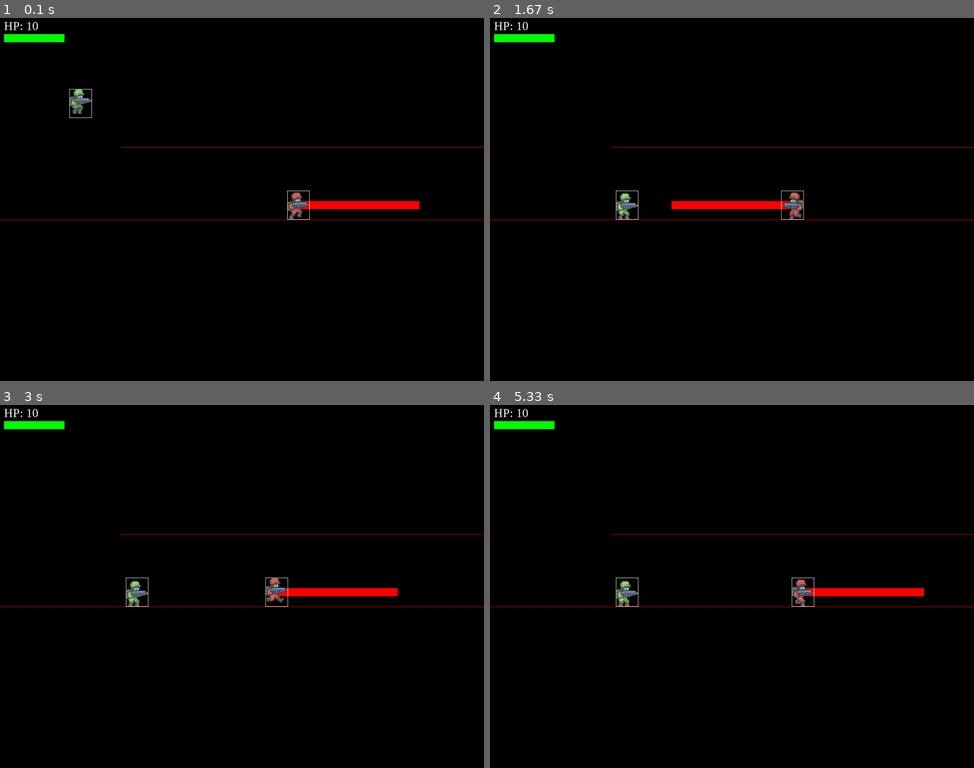
Above: before the commit, frames 1-4 (two rows, left to right).
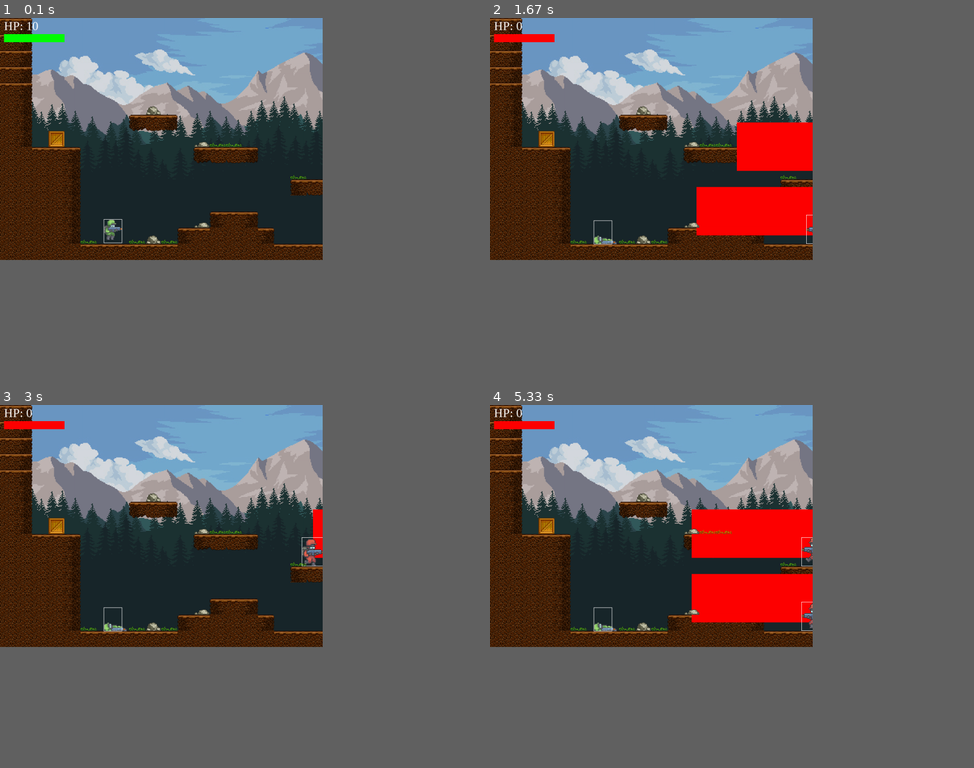
Above: after the commit, the same moments.

Repository: alfrooster/pygame-project
Game: pygame game, started from main.py
Same seed, same stepped clock (60 frames per second), same inputs: the game is played once before the commit and once after it.
Inputs:
- Up to frame 1 (0.1 s): no input
- Up to frame 2 (1.67 s): hold Q 0.33-0.8 s; hold D 0.33-0.8 s
- Up to frame 3 (3 s): no input
- Up to frame 4 (5.33 s): no input
In our replay, the window is 900x675 before the commit and 600x450 after it. These sizes can differ from the game's own. Grey fills any space a smaller window leaves; there, only what the larger window draws over its background counts as a difference.

The runs differ from the first frame. In frame 1, 44% of the frame differs, in the area x 0-100%, y 0-67%; in frame 2, 44%; in frame 3, 44%; in frame 4, 45%.

Commit message:
collision and background

Diff:
--- /dev/null
+++ b/level1_data.csv
@@ -0,0 +1,15 @@
+0;2;-1;-1;-1;-1;-1;-1;-1;-1;-1;-1;-1;-1;-1;-1;-1;-1;-1;-1;-1;-1;-1;-1;-1;-1;-1;-1;-1;-1;-1;-1;-1;-1;-1;-1;-1;-1;-1;-1;-1;-1;-1;-1;-1;-1;-1;-1;-1;-1;-1;-1;-1;-1;-1;-1;-1;-1;-1;-1;-1;-1;-1;-1;-1;-1;-1;-1;-1;-1;-1;-1;-1;-1;-1;-1;-1;-1;-1;-1;-1;-1;-1;-1;-1;-1;-1;-1;-1;-1;-1;-1;-1;-1;-1;-1;-1;-1;-1;-1;-1;-1;-1;-1;-1;-1;-1;-1;-1;-1;-1;-1;-1;-1;-1;-1;-1;-1;-1;-1;-1;-1;-1;-1;-1;-1;-1;-1;-1;-1;-1;-1;-1;-1;-1;-1;-1;-1;-1;-1;-1;-1;-1;-1;-1;-1;-1;-1;-1;-1
+0;2;-1;-1;-1;-1;-1;-1;-1;-1;-1;-1;-1;-1;-1;-1;-1;-1;-1;-1;-1;-1;-1;-1;-1;-1;-1;-1;-1;-1;-1;-1;-1;-1;-1;-1;-1;-1;-1;-1;-1;-1;-1;-1;-1;-1;-1;-1;-1;-1;-1;-1;-1;-1;-1;-1;-1;-1;-1;-1;-1;-1;-1;-1;-1;-1;-1;-1;-1;-1;-1;-1;-1;-1;-1;-1;-1;-1;-1;-1;-1;-1;-1;-1;-1;-1;-1;-1;-1;-1;-1;-1;-1;-1;-1;-1;-1;-1;-1;-1;-1;-1;-1;-1;-1;-1;-1;-1;-1;-1;-1;-1;-1;-1;-1;-1;-1;-1;-1;-1;-1;-1;-1;-1;-1;-1;-1;-1;-1;-1;-1;-1;-1;-1;-1;-1;-1;-1;-1;-1;-1;-1;-1;-1;-1;-1;-1;-1;-1;-1
+0;2;-1;-1;-1;-1;-1;-1;-1;-1;-1;-1;-1;-1;-1;-1;-1;-1;-1;-1;-1;-1;-1;-1;-1;-1;-1;-1;-1;-1;-1;-1;-1;-1;-1;-1;-1;-1;-1;-1;-1;-1;-1;-1;-1;-1;-1;-1;-1;-1;-1;-1;-1;-1;-1;-1;-1;-1;-1;-1;-1;-1;-1;-1;-1;-1;-1;-1;-1;-1;-1;-1;-1;-1;-1;-1;-1;-1;-1;-1;-1;-1;-1;-1;-1;-1;-1;-1;-1;-1;-1;-1;-1;-1;-1;-1;-1;-1;-1;-1;-1;-1;-1;-1;-1;-1;-1;-1;-1;-1;-1;-1;-1;-1;-1;-1;-1;-1;-1;-1;-1;-1;-1;-1;-1;-1;-1;-1;-1;-1;-1;-1;-1;-1;-1;-1;-1;-1;-1;-1;-1;-1;-1;-1;-1;-1;-1;-1;-1;-1
+0;2;-1;-1;-1;-1;-1;-1;-1;-1;-1;-1;-1;-1;-1;-1;-1;-1;-1;-1;-1;-1;-1;-1;-1;-1;-1;-1;-1;-1;-1;-1;-1;-1;-1;-1;-1;-1;-1;-1;-1;-1;-1;-1;-1;-1;-1;-1;-1;-1;-1;-1;-1;-1;-1;-1;-1;-1;-1;-1;-1;-1;-1;-1;-1;-1;-1;-1;-1;-1;-1;-1;-1;-1;-1;-1;-1;-1;-1;-1;-1;-1;-1;-1;-1;-1;-1;-1;-1;-1;-1;-1;-1;-1;-1;-1;-1;-1;-1;-1;-1;-1;-1;-1;-1;-1;-1;-1;-1;-1;-1;-1;-1;-1;-1;-1;-1;-1;-1;-1;-1;-1;-1;-1;-1;-1;-1;-1;-1;-1;-1;-1;-1;-1;-1;-1;-1;-1;-1;-1;-1;-1;-1;-1;-1;-1;-1;-1;-1;-1
+0;2;-1;-1;-1;-1;-1;-1;-1;-1;-1;-1;-1;-1;-1;-1;-1;-1;-1;-1;-1;-1;-1;-1;-1;-1;-1;-1;-1;-1;-1;-1;-1;-1;-1;-1;-1;-1;-1;-1;-1;-1;-1;-1;-1;-1;-1;-1;-1;-1;-1;-1;-1;-1;-1;-1;-1;-1;-1;-1;-1;-1;-1;-1;-1;-1;-1;-1;-1;-1;-1;-1;-1;-1;-1;-1;-1;-1;-1;-1;-1;-1;-1;-1;-1;-1;-1;-1;-1;-1;-1;-1;-1;-1;-1;-1;-1;-1;-1;-1;-1;-1;-1;-1;-1;-1;-1;-1;-1;-1;-1;-1;-1;-1;-1;-1;-1;-1;-1;-1;-1;-1;-1;-1;-1;-1;-1;-1;-1;-1;-1;-1;-1;-1;-1;-1;-1;-1;-1;-1;-1;-1;-1;-1;-1;-1;-1;-1;-1;-1
+4;5;-1;-1;-1;-1;-1;-1;-1;13;-1;-1;-1;-1;-1;-1;-1;-1;-1;-1;-1;-1;-1;-1;-1;-1;-1;-1;-1;-1;-1;-1;-1;-1;-1;-1;-1;-1;-1;-1;-1;-1;-1;-1;-1;-1;-1;14;19;-1;-1;-1;-1;-1;-1;-1;-1;-1;-1;-1;-1;-1;-1;-1;-1;-1;-1;-1;-1;-1;-1;-1;-1;-1;-1;-1;-1;-1;-1;-1;-1;-1;-1;-1;-1;-1;-1;-1;-1;-1;-1;-1;-1;-1;-1;-1;-1;-1;-1;-1;-1;-1;-1;-1;-1;-1;-1;-1;-1;-1;-1;-1;-1;-1;-1;-1;-1;-1;-1;-1;-1;-1;-1;-1;-1;-1;-1;-1;-1;-1;-1;-1;-1;-1;-1;-1;-1;-1;-1;-1;-1;-1;-1;-1;-1;-1;-1;-1;-1;-1
+4;5;-1;-1;-1;-1;-1;-1;6;7;8;-1;-1;-1;-1;-1;-1;-1;-1;-1;-1;-1;-1;-1;-1;-1;-1;-1;-1;-1;-1;-1;-1;-1;-1;-1;-1;-1;-1;-1;-1;16;-1;-1;-1;-1;6;7;7;8;-1;-1;-1;14;14;-1;16;14;13;14;-1;-1;-1;-1;-1;-1;-1;-1;-1;-1;-1;-1;-1;-1;-1;-1;-1;-1;14;-1;-1;-1;-1;-1;-1;-1;-1;-1;-1;-1;-1;-1;-1;-1;-1;-1;-1;-1;-1;-1;-1;-1;-1;-1;-1;-1;-1;-1;-1;-1;14;16;-1;14;-1;-1;-1;-1;-1;-1;-1;-1;-1;-1;-1;-1;-1;-1;-1;-1;-1;-1;-1;-1;-1;-1;-1;-1;-1;-1;-1;-1;-1;-1;-1;-1;-1;-1;20;13
+4;5;-1;12;-1;-1;-1;-1;-1;-1;-1;-1;11;14;14;-1;-1;-1;-1;-1;-1;-1;-1;-1;-1;-1;-1;-1;-1;-1;-1;-1;-1;-1;-1;-1;-1;-1;-1;-1;-1;12;14;-1;-1;-1;-1;-1;-1;-1;-1;-1;6;7;7;7;7;7;7;7;8;-1;-1;-1;-1;-1;-1;16;-1;-1;-1;-1;-1;-1;-1;13;-1;-1;7;-1;-1;-1;-1;-1;-1;-1;-1;-1;-1;-1;-1;-1;-1;-1;-1;-1;-1;-1;-1;-1;-1;-1;-1;19;12;-1;-1;-1;-1;7;7;7;7;8;-1;-1;-1;-1;-1;-1;-1;-1;-1;-1;-1;-1;-1;-1;-1;-1;-1;-1;-1;-1;-1;-1;-1;-1;-1;-1;-1;-1;-1;-1;-1;14;-1;6;7;8
+4;4;0;0;2;-1;-1;-1;-1;-1;-1;-1;6;7;7;8;-1;-1;-1;-1;-1;-1;-1;-1;-1;-1;-1;-1;-1;-1;-1;-1;-1;-1;14;17;14;-1;-1;6;7;7;7;8;-1;-1;-1;-1;-1;-1;-1;-1;-1;-1;-1;-1;-1;-1;-1;-1;-1;-1;-1;-1;-1;14;14;18;-1;13;-1;-1;7;-1;-1;7;-1;-1;-1;-1;-1;11;-1;-1;-1;14;16;-1;-1;-1;-1;-1;-1;-1;-1;-1;-1;-1;-1;-1;14;-1;13;1;0;2;-1;-1;-1;-1;-1;-1;-1;-1;-1;-1;-1;-1;-1;-1;-1;-1;-1;-1;-1;-1;-1;-1;-1;-1;-1;-1;-1;-1;-1;-1;-1;-1;-1;-1;-1;-1;-1;14;-1;7;-1;-1;-1;-1
+4;4;4;4;5;-1;-1;-1;-1;-1;-1;-1;-1;-1;-1;-1;-1;-1;14;-1;14;16;14;13;-1;-1;-1;-1;-1;-1;-1;14;-1;-1;1;0;2;-1;-1;-1;-1;-1;-1;-1;-1;-1;-1;-1;-1;-1;-1;-1;-1;-1;-1;-1;-1;-1;-1;-1;-1;-1;-1;-1;-1;1;0;0;0;2;-1;-1;-1;-1;-1;-1;-1;-1;-1;-1;-1;7;-1;-1;1;0;0;0;2;-1;-1;-1;-1;-1;-1;-1;-1;-1;-1;14;1;0;0;4;4;5;-1;-1;-1;-1;-1;-1;-1;-1;-1;-1;7;-1;-1;-1;-1;-1;-1;-1;-1;-1;-1;-1;-1;-1;-1;-1;-1;-1;-1;-1;-1;-1;-1;-1;13;-1;-1;7;-1;-1;-1;-1;-1;-1
+4;4;4;4;5;-1;-1;-1;-1;-1;-1;-1;-1;-1;-1;-1;-1;-1;1;7;7;7;7;7;8;-1;-1;-1;-1;13;-1;0;-1;-1;3;4;5;-1;-1;-1;-1;-1;-1;-1;-1;-1;-1;-1;-1;-1;-1;-1;-1;-1;-1;-1;-1;-1;-1;-1;-1;-1;-1;-1;-1;3;4;4;4;5;9;9;9;9;9;9;9;9;9;9;9;9;9;9;3;4;4;4;5;-1;-1;-1;-1;-1;14;14;13;-1;-1;1;4;4;4;4;4;5;-1;-1;-1;-1;-1;-1;-1;-1;14;-1;-1;-1;18;-1;-1;-1;-1;-1;-1;-1;-1;-1;-1;-1;-1;-1;-1;-1;-1;-1;-1;-1;-1;6;7;8;-1;-1;-1;-1;-1;-1;-1;-1
+4;4;4;4;5;-1;-1;-1;-1;-1;-1;-1;-1;-1;-1;-1;-1;-1;-1;-1;-1;-1;-1;-1;-1;-1;-1;-1;14;1;0;5;9;9;3;4;5;-1;-1;-1;-1;-1;-1;-1;-1;-1;-1;-1;-1;-1;-1;-1;-1;-1;-1;-1;-1;-1;-1;-1;-1;-1;-1;-1;-1;3;4;4;4;5;10;10;10;10;10;10;10;10;10;10;10;10;10;10;3;4;4;4;4;2;-1;-1;-1;6;7;7;8;-1;-1;3;4;4;4;4;4;5;-1;-1;-1;13;14;14;11;-1;7;-1;-1;-1;7;-1;-1;-1;-1;-1;-1;-1;-1;-1;-1;-1;-1;-1;-1;11;1;2;-1;-1;-1;-1;-1;-1;-1;-1;-1;-1;-1;-1;-1;-1
+4;4;4;4;5;-1;-1;-1;-1;-1;-1;-1;11;1;0;2;-1;-1;-1;-1;-1;-1;-1;-1;-1;-1;-1;1;0;4;4;5;10;10;3;4;5;-1;-1;-1;-1;-1;-1;-1;-1;-1;-1;-1;-1;-1;-1;-1;-1;-1;-1;-1;-1;-1;-1;-1;-1;-1;-1;-1;-1;3;4;4;4;5;10;10;10;10;10;10;10;10;10;10;10;10;10;10;3;4;4;4;4;5;-1;-1;-1;-1;-1;-1;-1;-1;-1;3;4;4;4;4;4;5;-1;-1;6;7;7;7;8;-1;-1;-1;-1;-1;-1;-1;-1;-1;13;-1;16;14;12;-1;11;14;-1;1;0;0;4;5;9;9;9;9;9;9;9;9;9;9;9;9;9;9
+4;4;4;4;5;14;-1;15;14;13;14;1;0;4;4;4;2;-1;-1;-1;14;16;11;14;14;-1;1;4;4;4;4;5;10;10;3;4;5;-1;-1;-1;-1;-1;-1;-1;-1;-1;-1;-1;-1;-1;-1;-1;-1;-1;-1;-1;-1;-1;-1;-1;-1;-1;-1;-1;-1;3;4;4;4;5;10;10;10;10;10;10;10;10;10;10;10;10;10;10;3;4;4;4;4;5;9;9;9;9;9;9;9;9;9;3;4;4;4;4;4;5;9;9;9;9;9;9;9;9;9;9;9;9;9;9;9;1;0;0;0;0;0;0;0;0;0;4;4;4;4;5;10;10;10;10;10;10;10;10;10;10;10;10;10;10
+4;4;4;4;4;0;0;0;0;0;0;4;4;4;4;4;4;0;0;0;0;0;0;0;0;0;4;4;4;4;4;4;4;4;4;4;4;-1;-1;-1;-1;-1;-1;-1;-1;-1;-1;-1;-1;-1;-1;-1;-1;-1;-1;-1;-1;-1;-1;-1;-1;-1;-1;-1;-1;3;4;4;4;5;10;10;10;10;10;10;10;10;10;10;10;10;10;10;3;4;4;4;4;5;10;10;10;10;10;10;10;10;10;3;4;4;4;4;4;5;10;10;10;10;10;10;10;10;10;10;10;10;10;10;10;3;4;4;4;4;4;4;4;4;4;4;4;4;4;5;10;10;10;10;10;10;10;10;10;10;10;10;10;10
--- a/main.py
+++ b/main.py
@@ -5,7 +5,7 @@
 
 pygame.init()
 
-SCREEN_WIDTH = 1200
+SCREEN_WIDTH = 800
 SCREEN_HEIGHT = int(SCREEN_WIDTH * 0.75)
 
 screen = pygame.display.set_mode((SCREEN_WIDTH, SCREEN_HEIGHT))
@@ -17,7 +17,7 @@
 
 #game variables
 GRAVITY = 0.75
-ROWS = 16
+ROWS = 15
 COLS = 150
 TILE_SIZE = SCREEN_HEIGHT // ROWS
 TILE_TYPES = 21
@@ -29,6 +29,16 @@
 shoot = False
 
 #load images
+pine1_img = pygame.image.load('img/Background/pine1.png').convert_alpha()
+pine2_img = pygame.image.load('img/Background/pine2.png').convert_alpha()
+mountain_img = pygame.image.load('img/Background/mountain.png').convert_alpha()
+sky_img = pygame.image.load('img/Background/sky_cloud.png').convert_alpha()
+#store tiles in a list
+img_list = []
+for x in range(TILE_TYPES):
+    img = pygame.image.load(f'img/Tile/{x}.png')
+    img = pygame.transform.scale(img, (TILE_SIZE, TILE_SIZE))
+    img_list.append(img)
 bullet_img = pygame.image.load('img/icons/bullet.png').convert_alpha()
 grenade_img = pygame.image.load('img/icons/grenade.png').convert_alpha()
 
@@ -47,8 +57,10 @@
 
 def draw_bg():
     screen.fill(BG)
-    pygame.draw.line(screen, RED, (0, 500), (SCREEN_WIDTH, 500))
-    pygame.draw.line(screen, RED, (300, 320), (SCREEN_WIDTH, 320))
+    screen.blit(sky_img, (0, 0))
+    screen.blit(mountain_img, (0, SCREEN_HEIGHT - mountain_img.get_height() - 260))
+    screen.blit(pine1_img, (0, SCREEN_HEIGHT - pine1_img.get_height() - 110))
+    screen.blit(pine2_img, (0, SCREEN_HEIGHT - pine2_img.get_height() + 40))
 
 class Creature(pygame.sprite.Sprite):
     def __init__(self, char_type, x, y, scale, speed, health):
@@ -70,7 +82,7 @@
         self.update_time = pygame.time.get_ticks()
         #ai specific variables
         self.move_counter = 0
-        self.vision = pygame.Rect(0, 0, 300, 20)
+        self.vision = pygame.Rect(0, 0, 300, 120)
         if char_type == "big_monster":
             self.punch = pygame.Rect(0, 0, 100, 70)
         else:
@@ -95,6 +107,8 @@
         self.img = self.animation_list[self.action][self.frame_index]
         self.rect = self.img.get_rect()
         self.rect.center = (x, y)
+        self.width = self.img.get_width()
+        self.height = self.img.get_height()
 
     def update(self):
         self.update_animation()
@@ -114,37 +128,42 @@
 
         #assign movement variables if moving left or right
         if moving_left:
-            if self.in_air:
-                dx = -self.speed - 3
-            else:
-                dx = -self.speed
+            dx = -self.speed
             self.flip = True
             self.direction = -1
         if moving_right:
-            if self.in_air:
-                dx = self.speed + 3
-            else:
-                dx = self.speed
+            dx = self.speed
             self.flip = False
             self.direction = 1
 
         if self.jump == True and self.in_air == False:
-            self.vel_y = -13
+            self.vel_y = -12
             self.jump = False
             self.in_air = True
 
-        dy += self.vel_y
-
         #become newton and invent gravity
         self.vel_y += GRAVITY
-        if self.vel_y > 12:
+        if self.vel_y > 11:
             self.vel_y
         dy += self.vel_y
 
-        #check collision with floor
-        if self.rect.bottom + dy > 500:
-            dy = 500 - self.rect.bottom
-            self.in_air = False
+        #check for collision
+        for tile in world.obstacle_list:
+            #check collision in the x direction
+            if tile[1].colliderect(self.rect.x + dx, self.rect.y, self.width, self.height):
+                dx = 0
+            #same in y direction
+            if tile[1].colliderect(self.rect.x, self.rect.y + dy, self.width, self.height):
+                #check if below the gound, i.e. jumping
+                if self.vel_y < 0:
+                    self.vel_y = 0
+                    dy = tile[1].bottom - self.rect.top
+                #check if above the ground, i.e. falling
+                elif self.vel_y >= 0:
+                    self.vel_y = 0
+                    self.in_air = False
+                    dy = tile[1].top - self.rect.bottom
+
 
         #update rectangle position
         self.rect.x += dx
@@ -183,15 +202,15 @@
                 self.idling_counter = 50
             #check if the ai is near the player
             if self.vision.colliderect(player.rect):
-                #stop running and face the player
+                #don't start idling when player is in vision
+                self.idling = False
                 if self.char_type == "ranged_monster":
+                    #start vomiting toward where currently facing
                     if self.vomit_cooldown == 0:
                         self.update_action(4)#4: attack
                         #choose which frame of the animation the attack activates
                         if self.frame_index == 2:
                             self.vomit()
-                    else:
-                        self.update_action(0)
                 else:
                     #run toward player and melee, when in range
                     self.punch.center = (self.rect.centerx + 35 * self.direction, self.rect.centery)
@@ -201,9 +220,7 @@
                             #choose which frame of the animation the attack activates
                             if self.frame_index == 2:
                                 self.melee()
-                        else:
-                            self.update_action(0)
-                    else:
+                    elif self.frame_index:
                         if self.direction == 1:
                             ai_moving_right = True
                         else:
@@ -222,7 +239,7 @@
                     self.update_action(1)#1: run
                     self.move_counter += 1
                     #update ai vision as the enemy moves
-                    self.vision.center = (self.rect.centerx + 150 * self.direction, self.rect.centery)
+                    self.vision.center = (self.rect.centerx + 150 * self.direction, self.rect.centery - 45)
                     pygame.draw.rect(screen, RED, self.vision)
 
                     if self.move_counter > TILE_SIZE:
@@ -273,6 +290,71 @@
         pygame.draw.rect(screen, WHITE, self.rect, 1)
 
 
+class World():
+    def __init__(self):
+        self.obstacle_list = []
+
+    def process_data(self, data):
+        #iterate through each value in level data file
+        for y, row in enumerate(data):
+            for x, tile in enumerate(row):
+                if tile >= 0:
+                    img = img_list[tile]
+                    img_rect = img.get_rect()
+                    img_rect.x = x * TILE_SIZE
+                    img_rect.y = y * TILE_SIZE
+                    tile_data = (img, img_rect)
+                    #these images are obstacles
+                    if tile >= 0 and tile <= 8:
+                        self.obstacle_list.append(tile_data)
+                    elif tile >= 9 and tile <= 10:
+                        water = Water(img, x * TILE_SIZE, y * TILE_SIZE)
+                        water_group.add(water)
+                    elif tile >= 11 and tile <= 14:
+                        deco = Decoration(img, x * TILE_SIZE, y * TILE_SIZE)
+                        decoration_group.add(deco)
+                    elif tile == 15:
+                        player = Creature("player", x * TILE_SIZE, y * TILE_SIZE, 1.65, 5, 10)
+                        health_bar = HealthBar(10, 40, player.health, player.health)
+                    #elif tile == 16:
+                        #enemy = Creature("reg_monster", x * TILE_SIZE, y * TILE_SIZE, 2, 2, 10)
+                        #enemy_group.add(enemy)
+                    elif tile == 16:
+                        enemy = Creature("ranged_monster", x * TILE_SIZE, y * TILE_SIZE, 2, 4, 10)
+                        enemy_group.add(enemy)
+                    #elif tile == 18:
+                        #enemy = Creature("big_monster", x * TILE_SIZE, y * TILE_SIZE, 2, 1, 20)
+                        #enemy_group.add(enemy)
+                    elif tile == 20:
+                        exit = Exit(img, x * TILE_SIZE, y * TILE_SIZE)
+                        exit_group.add(exit)
+        return player, health_bar
+    def draw(self):
+        for tile in self.obstacle_list:
+            screen.blit(tile[0], tile[1])
+
+class Decoration(pygame.sprite.Sprite):
+    def __init__(self, img, x, y):
+        pygame.sprite.Sprite.__init__(self)
+        self.image = img
+        self.rect = self.image.get_rect()
+        self.rect.midtop = (x + TILE_SIZE // 2, y + (TILE_SIZE - self.image.get_height()))
+
+class Water(pygame.sprite.Sprite):
+    def __init__(self, img, x, y):
+        pygame.sprite.Sprite.__init__(self)
+        self.image = img
+        self.rect = self.image.get_rect()
+        self.rect.midtop = (x + TILE_SIZE // 2, y + (TILE_SIZE - self.image.get_height()))
+
+class Exit(pygame.sprite.Sprite):
+    def __init__(self, img, x, y):
+        pygame.sprite.Sprite.__init__(self)
+        self.image = img
+        self.rect = self.image.get_rect()
+        self.rect.midtop = (x + TILE_SIZE // 2, y + (TILE_SIZE - self.image.get_height()))
+
+
 class HealthBar():
     def __init__(self, x, y, health, max_health):
         self.x = x
@@ -301,9 +383,14 @@
     def update(self):
         #move bullet
         self.rect.x += (self.direction * self.speed)
+        pygame.draw.rect(screen, WHITE, self.rect, 1)
         #check if bullet has gone off screen
         if self.rect.right < 0 or self.rect.left > SCREEN_WIDTH:
             self.kill()
+        #check if bullet hits wall
+        for tile in world.obstacle_list:
+            if tile[1].colliderect(self.rect):
+                self.kill()
         #check if bullet hits enemy
         for enemy in enemy_group:
             if pygame.sprite.spritecollide(enemy, bullet_group, False):
@@ -316,16 +403,21 @@
         pygame.sprite.Sprite.__init__(self)
         self.speed = 3
         self.image = grenade_img
-        self.rect = pygame.rect.Rect((0,0), (6, 6))
+        self.rect = pygame.Rect(0, 0, 16, 16)
         self.rect.center = (x, y)
         self.direction = direction
 
     def update(self):
         #move projectile
         self.rect.x += (self.direction * self.speed)
+        pygame.draw.rect(screen, WHITE, self.rect, 1)
         #check if projectile has gone off screen
         if self.rect.right < 0 or self.rect.left > SCREEN_WIDTH:
             self.kill()
+        #check if projectile hits wall
+        for tile in world.obstacle_list:
+            if tile[1].colliderect(self.rect):
+                self.kill()
         #check if projectile hits player
         if pygame.sprite.spritecollide(player, projectile_group, False):
             if player.alive:
@@ -337,26 +429,34 @@
 enemy_group = pygame.sprite.Group()
 bullet_group = pygame.sprite.Group()
 projectile_group = pygame.sprite.Group()
-
-
-
-player = Creature("player", 200, 200, 2, 5, 10)
-health_bar = HealthBar(10, 40, player.health, player.health)
-
-#enemy = Creature("reg_monster", 600, 266, 2, 2, 10)
-#enemy2 = Creature("ranged_monster", 650, 266, 2, 4, 10)
-enemy3 = Creature("big_monster", 720, 446, 2, 1, 20)
-#enemy_group.add(enemy)
-#enemy_group.add(enemy2)
-enemy_group.add(enemy3)
-
-
+decoration_group = pygame.sprite.Group()
+water_group = pygame.sprite.Group()
+exit_group = pygame.sprite.Group()
+
+
+
+#create empty tile list
+world_data = []
+for row in range(ROWS):
+    r =[-1] * COLS
+    world_data.append(r)
+#load in level data and create world
+with open(f'level{level}_data.csv', newline='') as csvfile:
+    reader = csv.reader(csvfile, delimiter=';')
+    for x, row in enumerate(reader):
+        for y, tile in enumerate(row):
+            world_data[x][y] = int(tile)
+world = World()
+player, health_bar = world.process_data(world_data)
 
 run = True
 while run:
     clock.tick(FPS)
 
+    #update background
     draw_bg()
+    #draw world map
+    world.draw()
 
     health_bar.draw(player.health)
     draw_text(f'HP: {player.health}', font, WHITE, 10, 3)
@@ -372,8 +472,14 @@
     #update and draw groups
     bullet_group.update()
     projectile_group.update()
+    water_group.update()
+    decoration_group.update()
+    exit_group.update()
     bullet_group.draw(screen)
     projectile_group.draw(screen)
+    decoration_group.draw(screen)
+    water_group.draw(screen)
+    exit_group.draw(screen)
 
     #update player actions
     if player.alive:
@@ -389,7 +495,7 @@
             player.update_action(0)#0: idle
         player.move(moving_left, moving_right)
     else:
-        player.move(False, False) #REMEMBER: make it so that after dying movement slows and then stops, like dying while jumping forward you won't just fall straight down
+        player.move(False, False)
 
     for event in pygame.event.get():
         #quit game
@@ -405,6 +511,8 @@
                 player.jump = True
             if event.key == pygame.K_ESCAPE:
                 run = False
+            if event.key == pygame.K_q:
+                player.health = 0
         #key releases
         if event.type == pygame.KEYUP:
             if event.key == pygame.K_a:
Not shown, added: .ipynb_checkpoints/level1_data-checkpoint.csv
